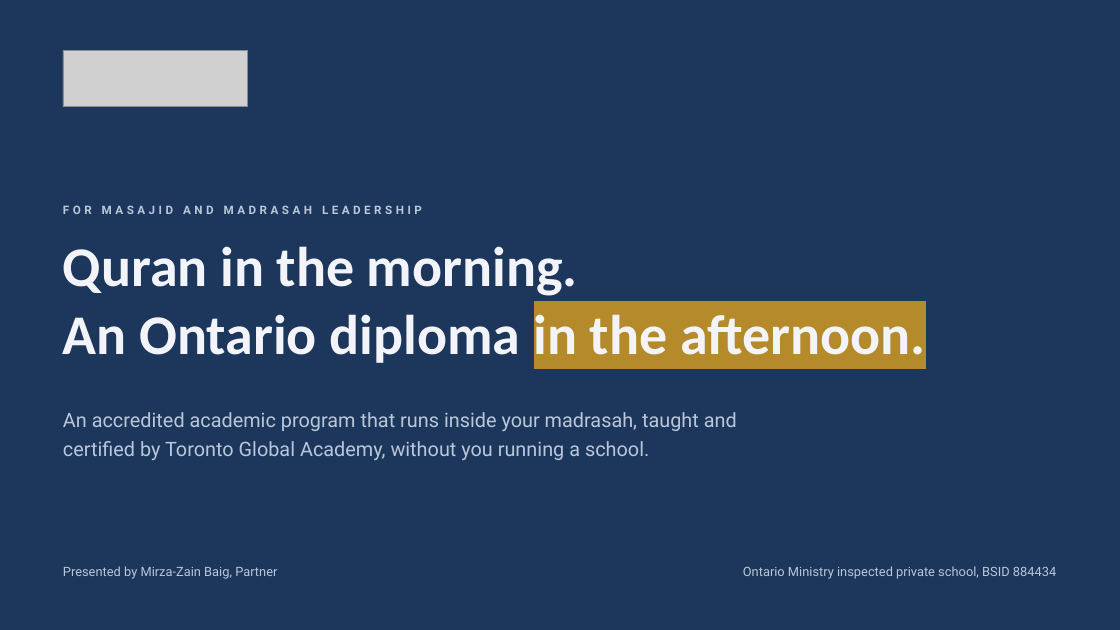
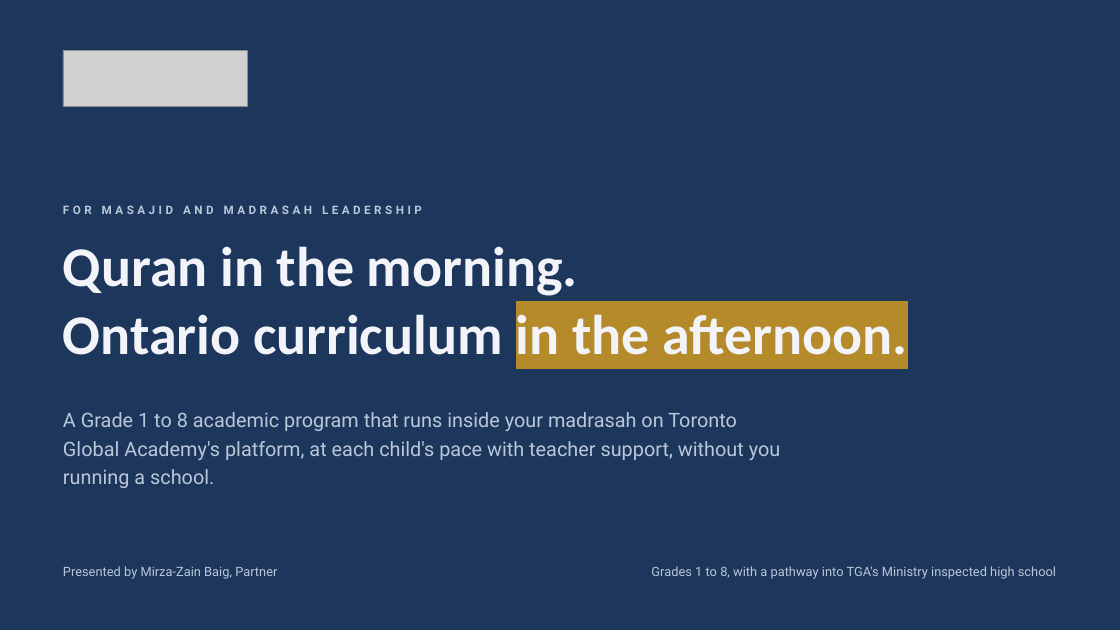
Before and after one commit to Mzbaig9/awesome-notebookLM-prompts-zainbaig, a slide deck: slide 1 of deck/TGA-Partnership-Deck.pptx. Drawn at 1120x630 pixels with LibreOffice and Linux fonts; fonts in the diff are those of the drawing; grey boxes stand for pictures. Boxes give left, top, right and bottom in pixels: in the first picture for what was removed or moved away, otherwise in the second. Text is boxed around its words. In the diff, an @@ line names an element or a change of style, - is before the commit and + after.

```diff
--- a/deck/TGA-Partnership-Deck.pptx
+++ b/deck/TGA-Partnership-Deck.pptx
@@ text at [63, 314, 907, 355]: text changed @@
-An Ontario diploma in the afternoon.
+Ontario curriculum in the afternoon.
@@ text at [63, 412, 781, 488]: text changed @@
-An accredited academic program that runs inside your madrasah, taught and certified by Toronto Global Academy, without you running a school.
+A Grade 1 to 8 academic program that runs inside your madrasah on Toronto Global Academy's platform, at each child's pace with teacher support, without you running a school.
@@ text at [651, 566, 1056, 579]: text changed @@
-Ontario Ministry inspected private school, BSID 884434
+Grades 1 to 8, with a pathway into TGA's Ministry inspected high school
```
Also in this commit, not shown: 9 other slides changed, 3 slides added, 2 slides removed, 2 other files.
